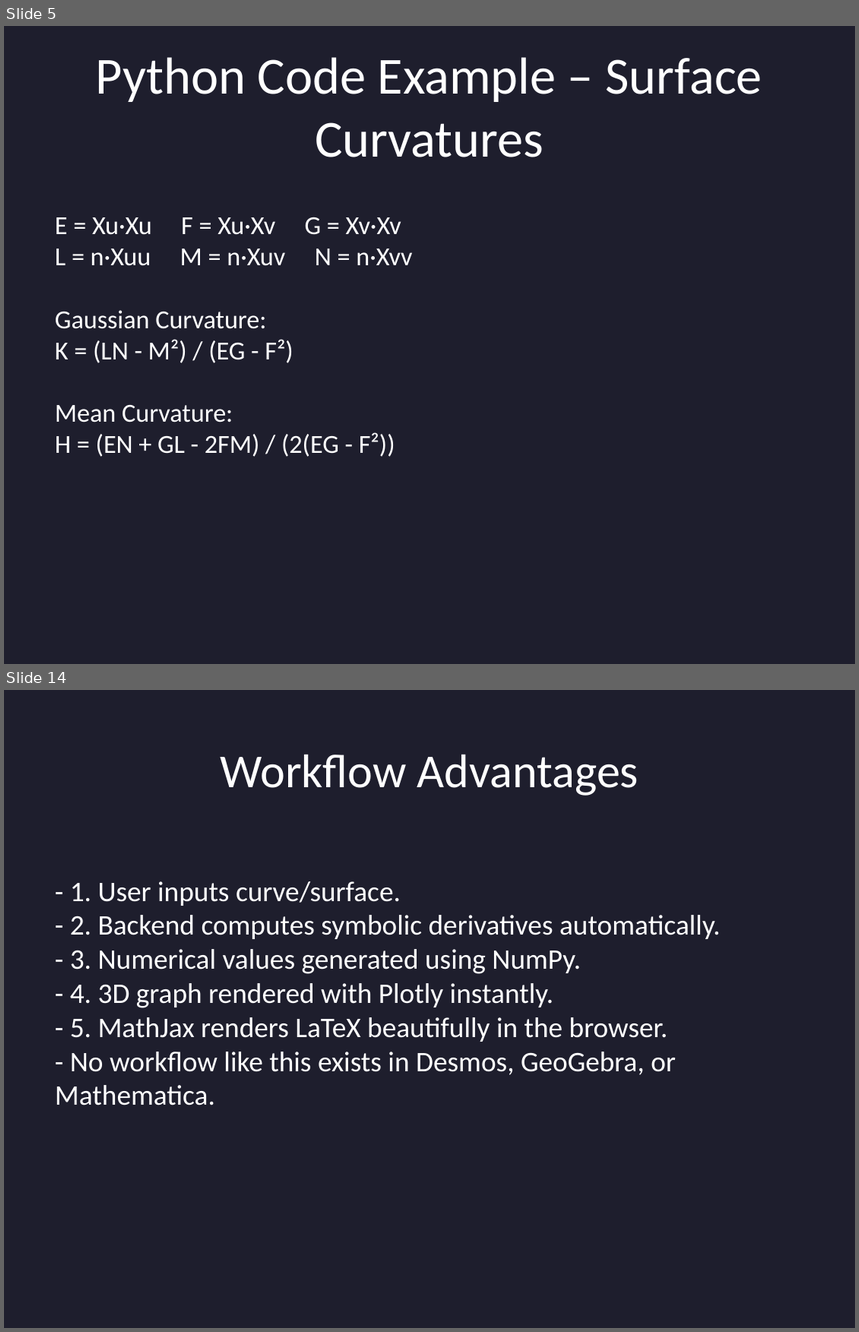
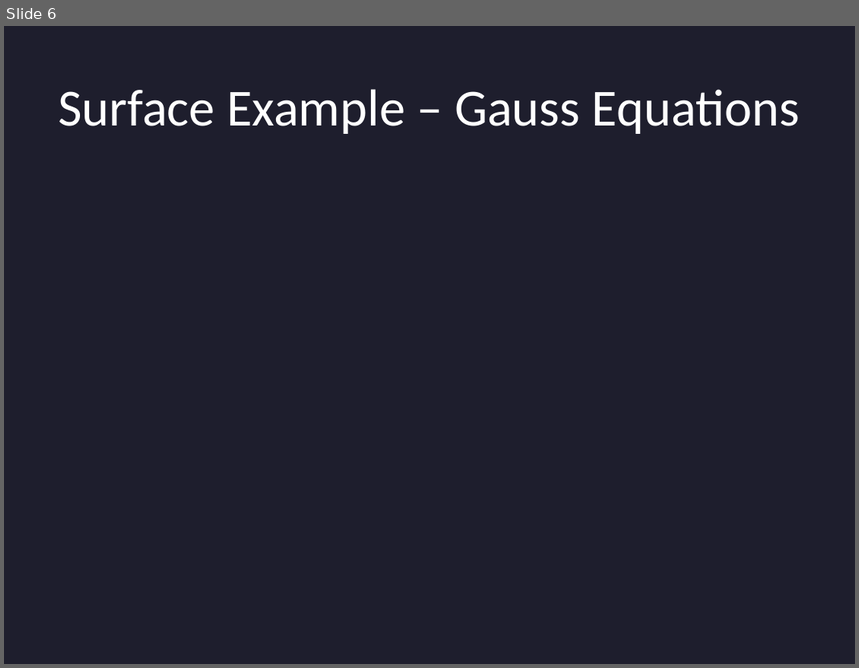
Before and after one commit to Ashwin-180803/MATH348-Project, a slide deck: Final_Curves_and_Surfaces_FullEdition.pptx. Shown one above the other, each under a label of ours: slides 5 and 14 before the commit, slide 6 after it; the slides between them are not shown. The pictures are 859x1332 and 859x668 pixels, drawn with LibreOffice and Linux fonts; fonts in the diff are those of the drawing. Boxes give left, top, right and bottom in pixels: in the first picture for what was removed or moved away, otherwise in the second. Text is boxed around its words. In the diff, an @@ line names an element or a change of style, - is before the commit and + after.

```diff
--- a/Final_Curves_and_Surfaces_FullEdition.pptx
+++ b/Final_Curves_and_Surfaces_FullEdition.pptx
@@ slide 14 removed at (4, 690, 855, 1328), background #1E1E2D @@
@@ title removed at (221, 754, 639, 796) @@
-Workflow Advantages
@@ text removed at (55, 882, 721, 1106) @@
-- 1. User inputs curve/surface.
-- 2. Backend computes symbolic derivatives automatically.
-- 3. Numerical values generated using NumPy.
-- 4. 3D graph rendered with Plotly instantly.
-- 5. MathJax renders LaTeX beautifully in the browser.
-- No workflow like this exists in Desmos, GeoGebra, or Mathematica.
@@ what was slide 5 is now slide 6 @@
@@ slide 6 changed as well @@
@@ title at (58, 89, 800, 134): text changed @@
-Python Code Example – Surface Curvatures
+Surface Example – Gauss Equations
@@ text removed at (55, 218, 412, 457) @@
-E = Xu·Xu F = Xu·Xv G = Xv·Xv
-L = n·Xuu M = n·Xuv N = n·Xvv
-Gaussian Curvature:
-K = (LN - M²) / (EG - F²)
-Mean Curvature:
-H = (EN + GL - 2FM) / (2(EG - F²))
```
Also in this commit, not shown: 5 other slides changed, 1 slide added, 11 other slides removed, 3 other files.
